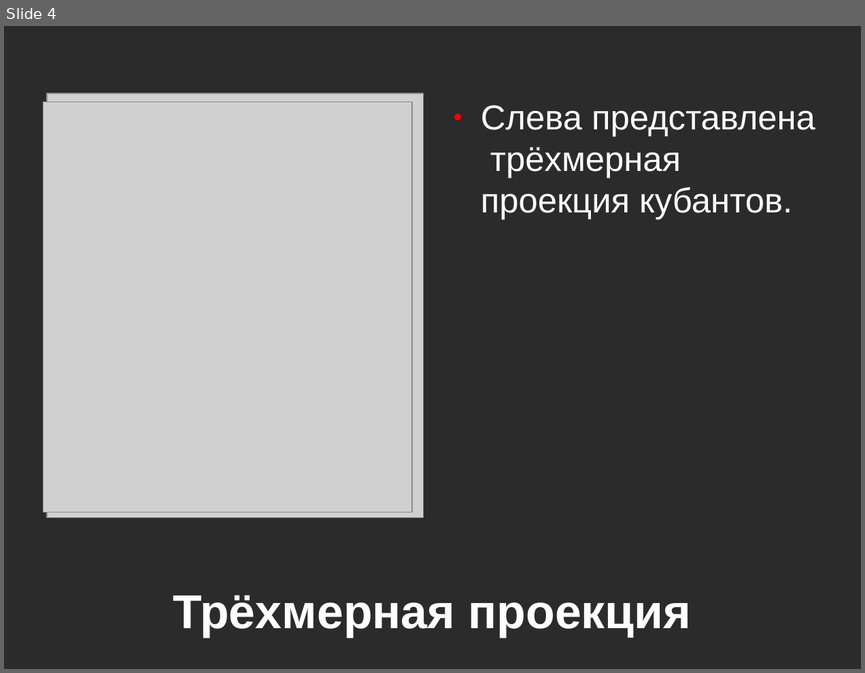
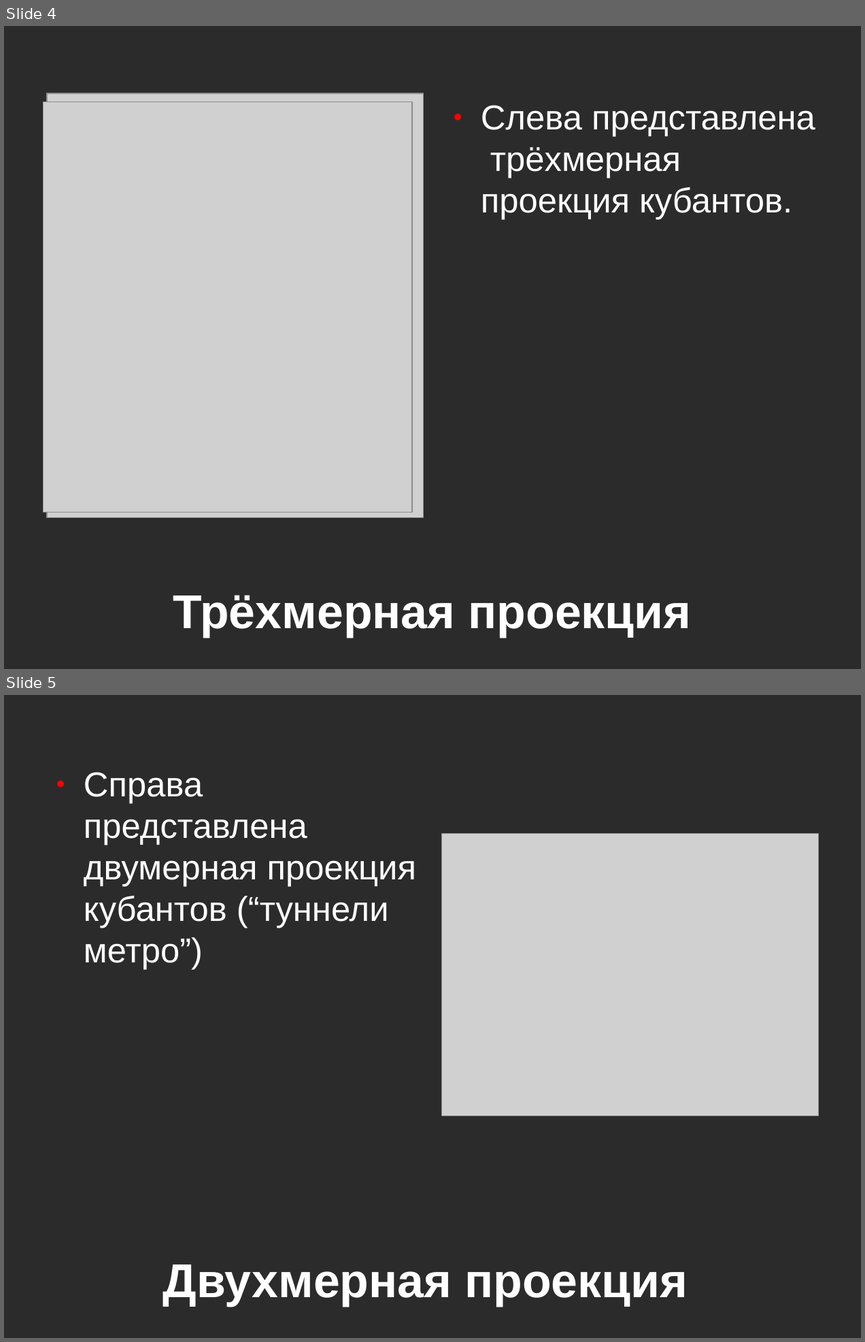
Before and after one commit to itroot/university-tasks, a slide deck: work/presentation.odp. Shown one above the other, each under a label of ours: slide 4 before the commit, slides 4 and 5 after it. The pictures are 865x673 and 865x1342 pixels, drawn with LibreOffice and Linux fonts; fonts in the diff are those of the drawing; grey boxes stand for pictures; background and template pictures are left out; a plain dark background stands for a picture behind light text. Boxes give left, top, right and bottom in pixels: in the first picture for what was removed or moved away, otherwise in the second. Text is boxed around its words. In the diff, an @@ line names an element or a change of style, - is before the commit and + after.

```diff
--- a/work/presentation.odp
+++ b/work/presentation.odp
@@ slide 5 added at <box>4,695,861,1338</box>, background picture (left out) @@
@@ text added at <box>84,772,416,970</box>, 32 pt, text #FFFFFF @@
+● Справа представлена двумерная проекция кубантов (“туннели метро”)
@@ picture added at <box>442,834,818,1116</box> @@
@@ title added at <box>163,1264,688,1306</box>, 44 pt, text #FFFFFF, bold @@
+Двухмерная проекция
```
Also in this commit, not shown: 1 slide changed, 1 other slide added, 1 slide removed.
